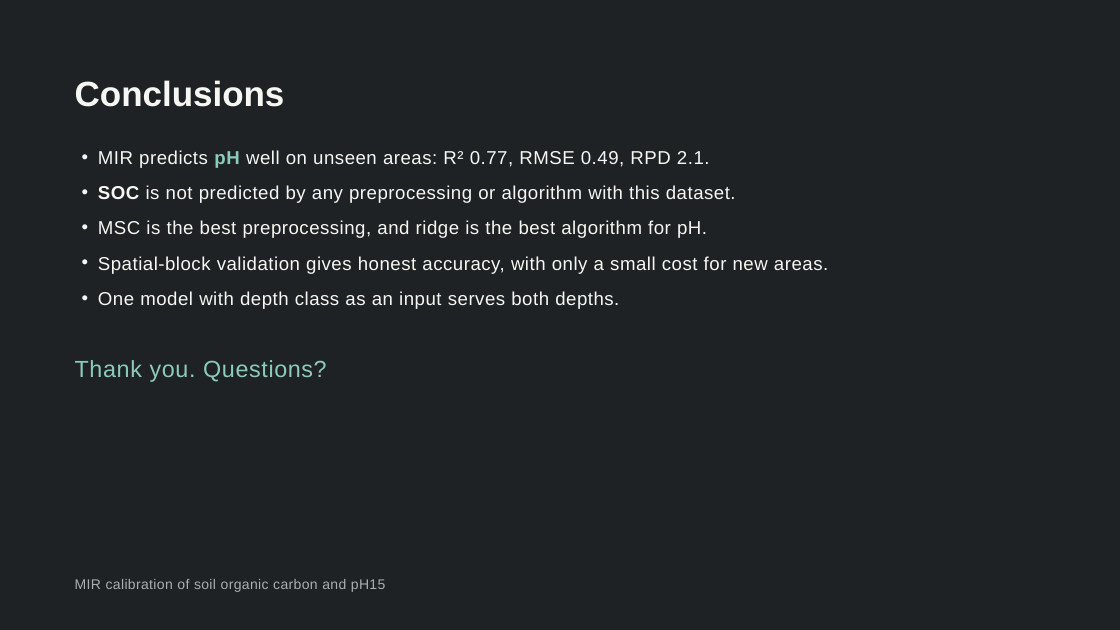
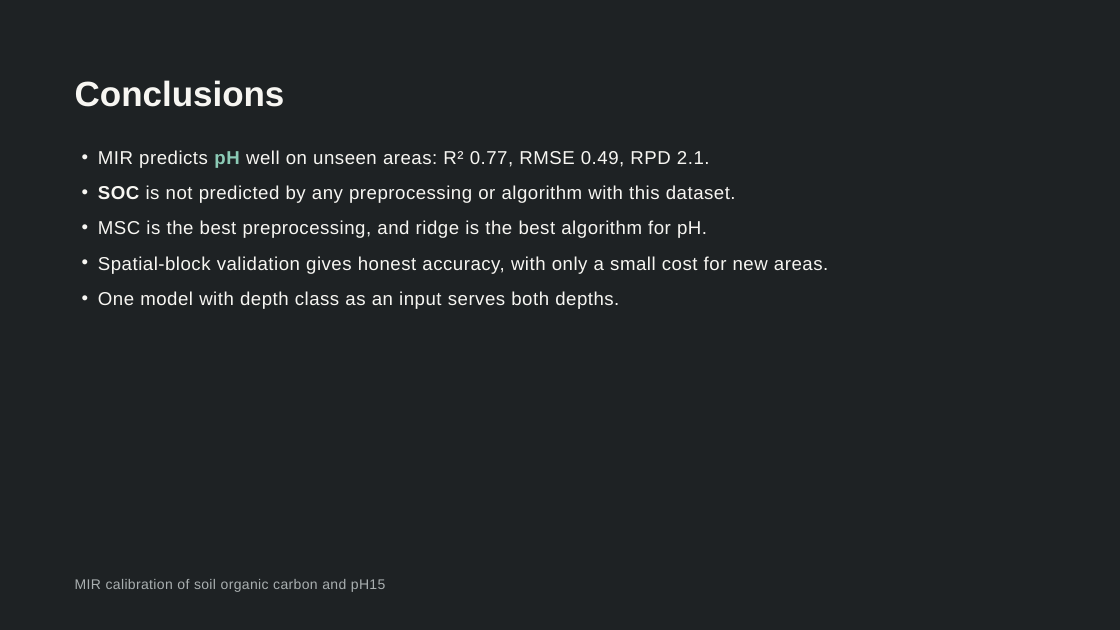
Before and after one commit to phanuelayuka/DSA8401_AML_capstone_project, a slide deck: slide 16 of MIR calibration of soil organic carbon and pH.pptx (slide 15 before the commit). Drawn at 1120x630 pixels with LibreOffice and Linux fonts; fonts in the diff are those of the drawing. Boxes give left, top, right and bottom in pixels: in the first picture for what was removed or moved away, otherwise in the second. Text is boxed around its words. In the diff, an @@ line names an element or a change of style, - is before the commit and + after.

```diff
--- a/MIR calibration of soil organic carbon and pH.pptx
+++ b/MIR calibration of soil organic carbon and pH.pptx
@@ text removed at [75, 360, 327, 382] @@
-Thank you. Questions?
```
Also in this commit, not shown: 14 other slides changed, 1 slide added, 1 other file.
